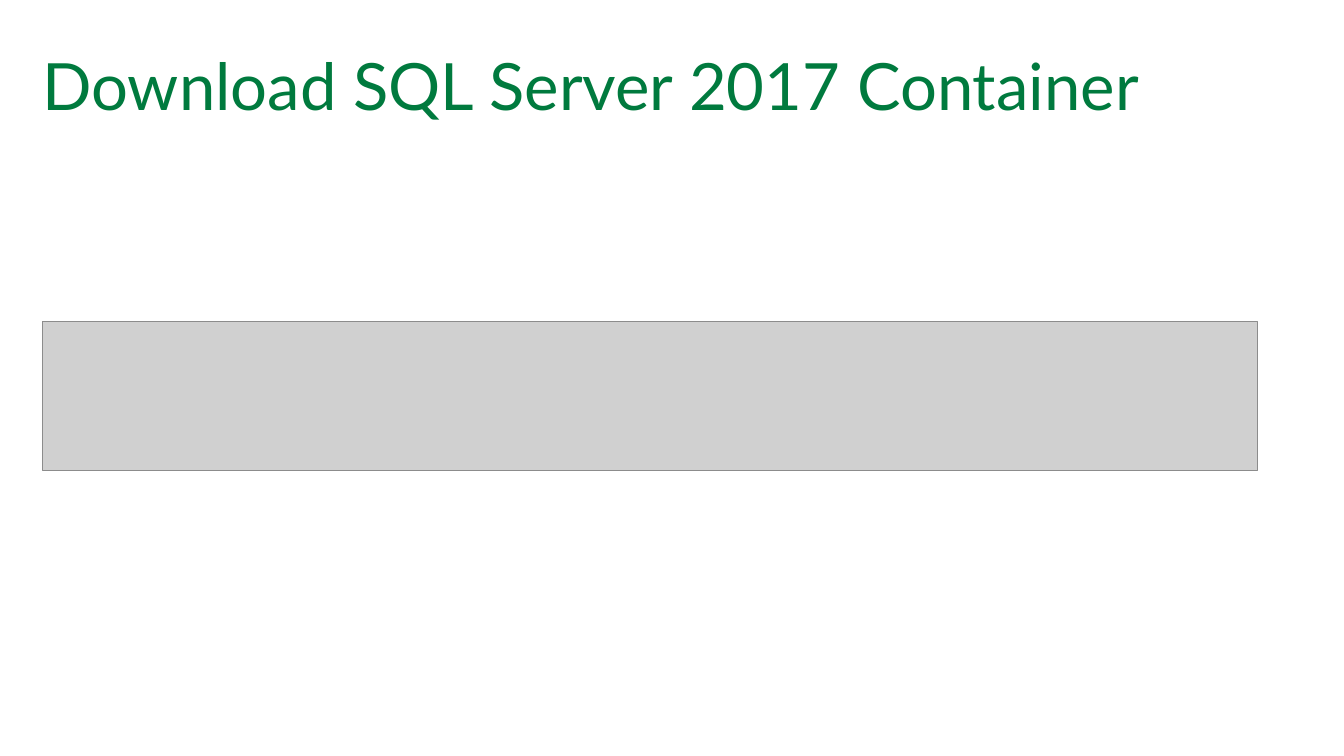
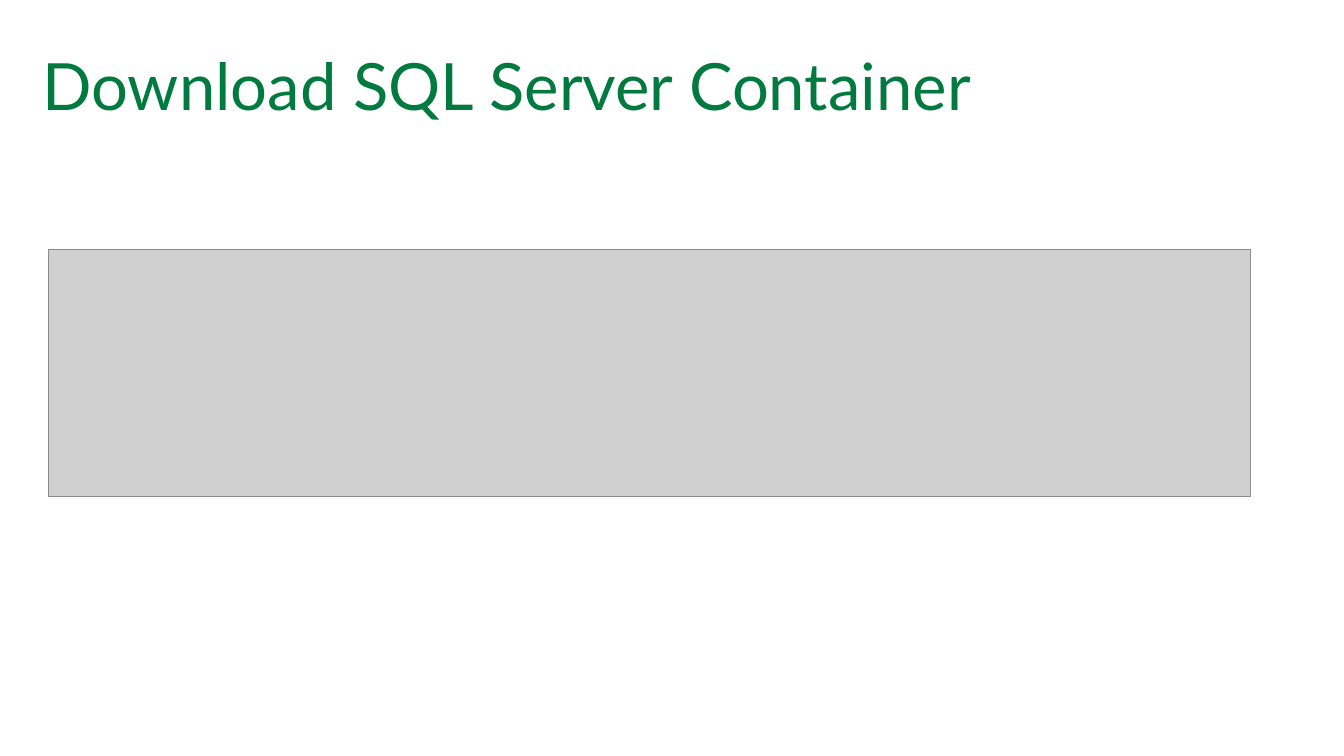
Before and after one commit to SQLPioneer/Presentations, a slide deck: slide 7 of Automation/EnvironmentAutomation.pptx. Drawn at 1344x756 pixels with LibreOffice and Linux fonts; fonts in the diff are those of the drawing; grey boxes stand for pictures; background and template pictures are left out. Boxes give left, top, right and bottom in pixels: in the first picture for what was removed or moved away, otherwise in the second. Text is boxed around its words. In the diff, an @@ line names an element or a change of style, - is before the commit and + after.

Commit message:
Begin moving to Linux Containers

```diff
--- a/Automation/EnvironmentAutomation.pptx
+++ b/Automation/EnvironmentAutomation.pptx
@@ title at <box>42,62,971,120</box>: text changed @@
-Download SQL Server 2017 Container
+Download SQL Server Container
@@ picture: place and size @@
-picture at <box>42,321,1257,470</box>
+picture at <box>48,250,1250,497</box>
```
Also in this commit, not shown: 4 other slides changed, 5 other files.
